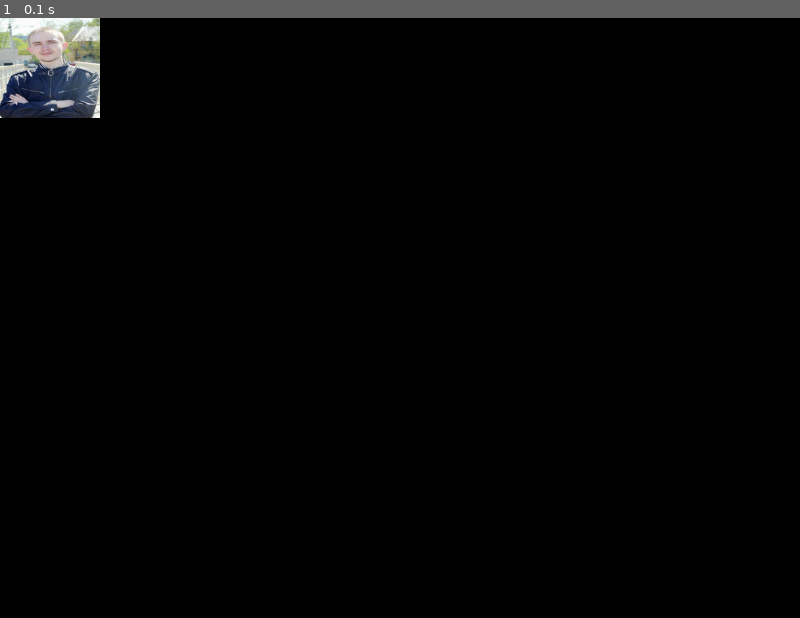
Above: before the commit, frame 1.
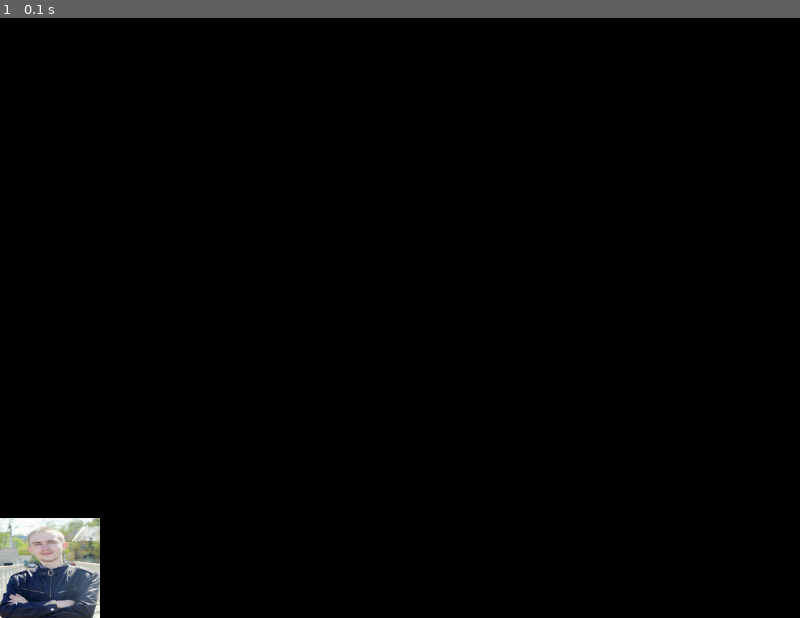
Above: after the commit, the same moment.

Repository: WanderDistrict/pygame
Game: pygame game, started from lesson 3/main.py
The game is run twice, just before and just after one commit, with the same random seed, the same clock (stepped at 60 frames per second) and the same inputs.
Inputs:
- Up to frame 1 (0.1 s): no input

The runs differ from the first frame. In frame 1, 4.2% of the frame differs, in the area x 0-13%, y 0-100%.

Commit message:
save 2 (idk)

Diff:
--- a/lesson 3/main.py
+++ b/lesson 3/main.py
@@ -10,6 +10,7 @@
 
 all_sprites = pg.sprite.Group()
 player = MySprite(all_sprites)
+player.rect.bottom = HEIGHT
 
 running = True
 while running:
